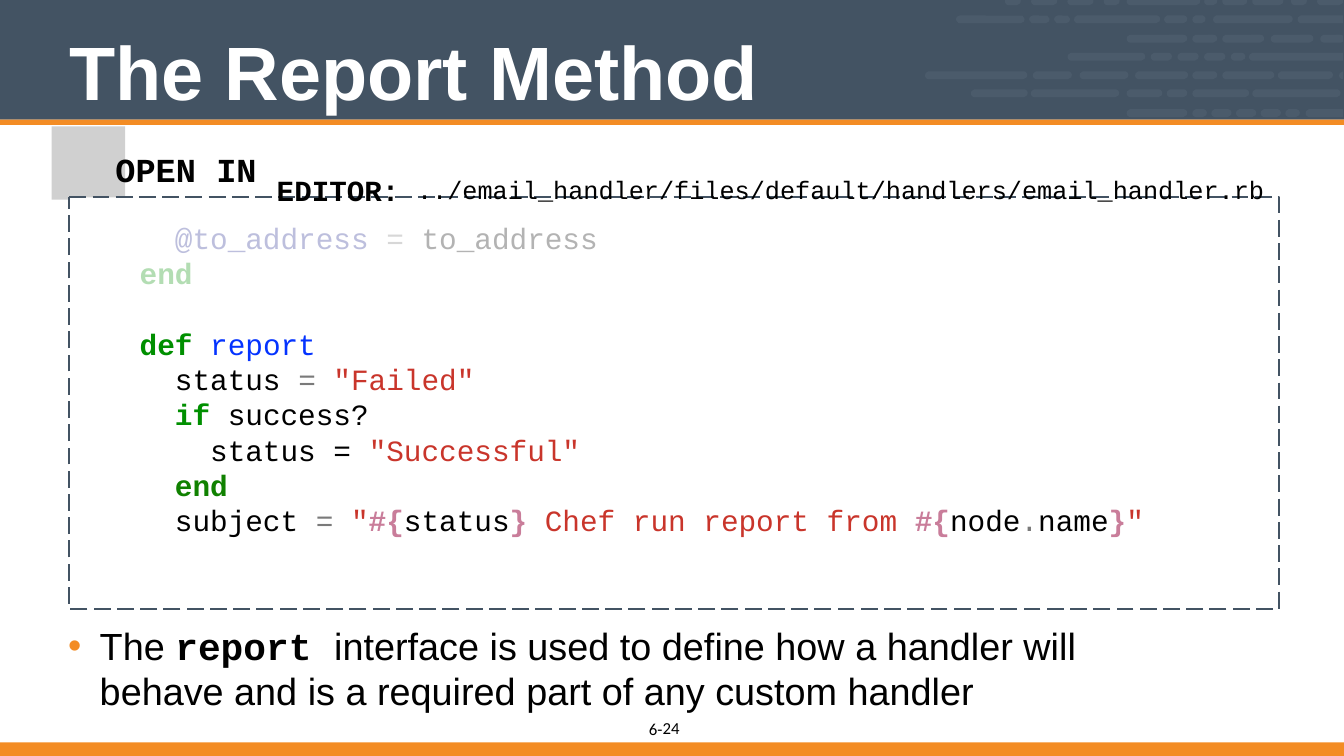
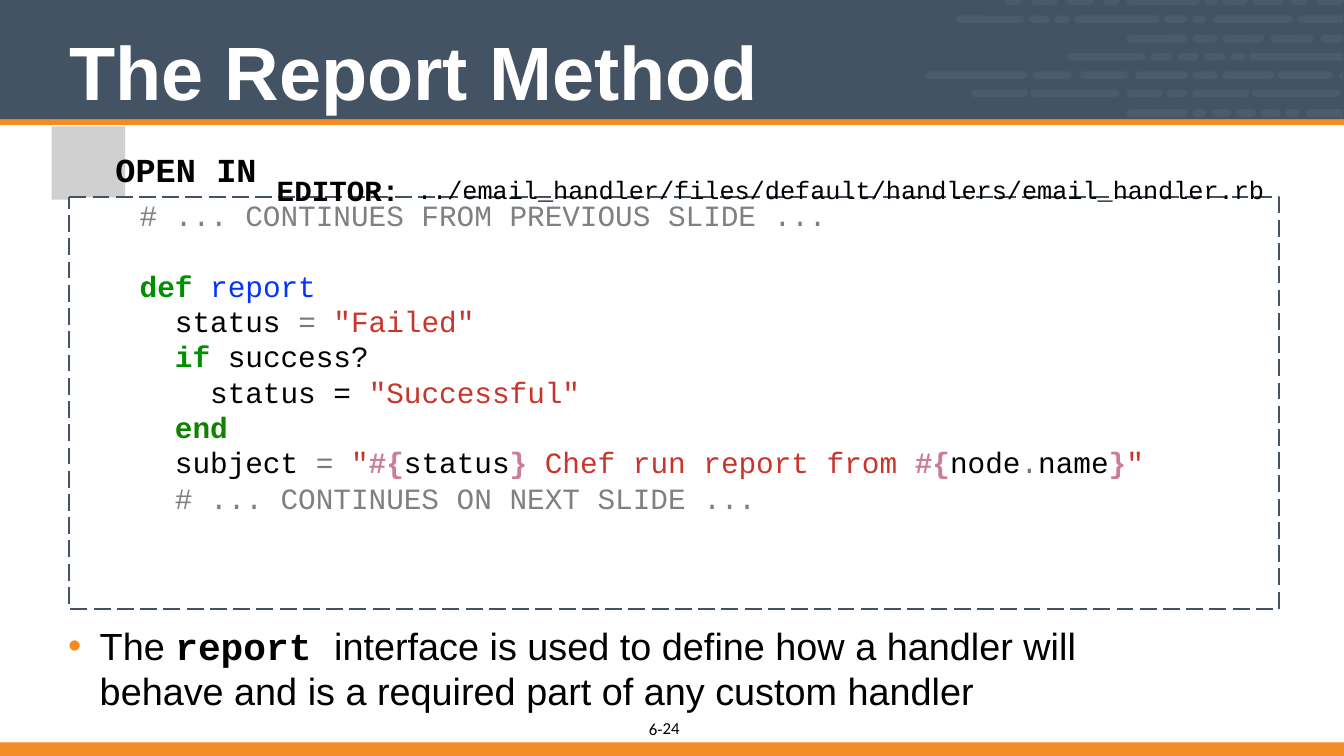
Before and after one commit to vinyar/chef-intermediate, a slide deck: slide 24 of 06-implementing_chef_handlers.pptx. Drawn at 1344x756 pixels with LibreOffice and Linux fonts; fonts in the diff are those of the drawing; grey boxes stand for pictures. Boxes give left, top, right and bottom in pixels: in the first picture for what was removed or moved away, otherwise in the second. Text is boxed around its words. In the diff, an @@ line names an element or a change of style, - is before the commit and + after.

```diff
--- a/06-implementing_chef_handlers.pptx
+++ b/06-implementing_chef_handlers.pptx
@@ text in freeform shape at (245,206,756,226): text changed; text colour #22298F to #808080 @@
-@to_address = to_address
-end
+# ... CONTINUES FROM PREVIOUS SLIDE ...
@@ freeform shape removed at (104,211,723,292) @@
@@ text in freeform shape at (281,489,686,509): paragraph added @@
+# ... CONTINUES ON NEXT SLIDE ...
```
Also in this commit, not shown: 9 other slides changed.
